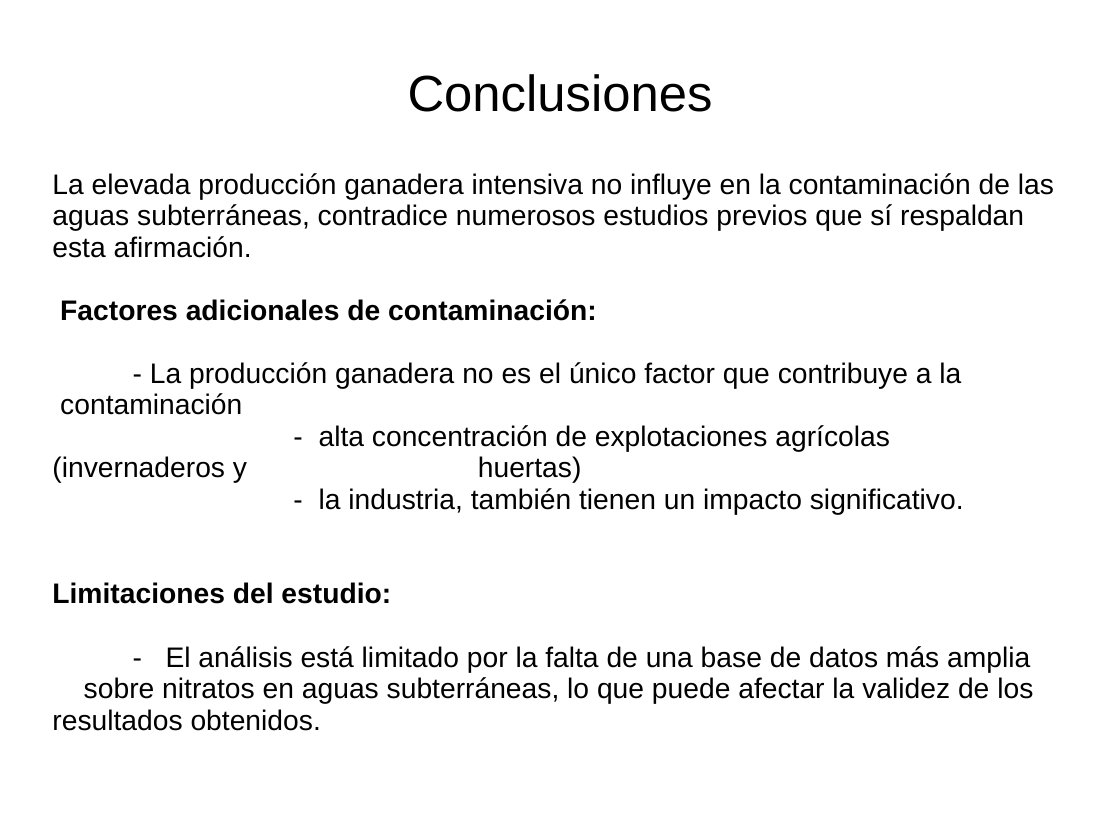
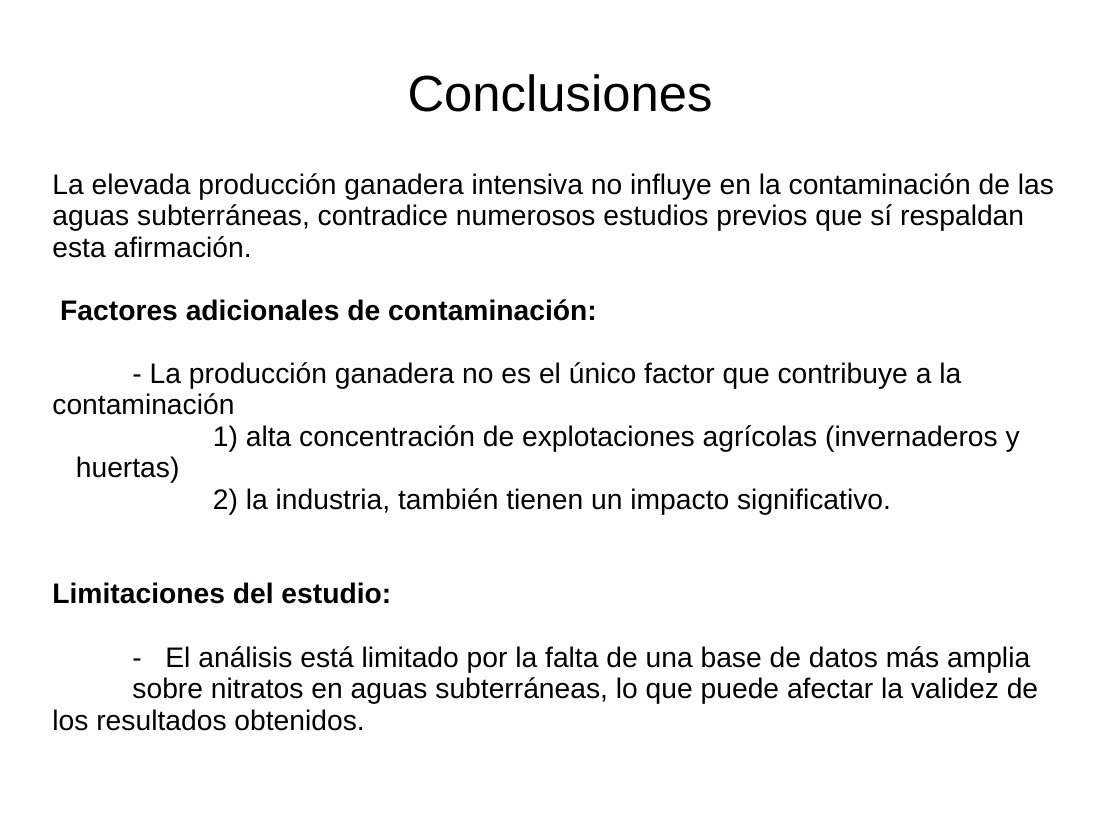
Before and after one commit to MCostal/Sprint10, a slide deck: slide 15 of Presentacion_proyecto.ppt. Drawn at 1120x840 pixels with LibreOffice and Linux fonts; fonts in the diff are those of the drawing. Boxes give left, top, right and bottom in pixels: in the first picture for what was removed or moved away, otherwise in the second. Text is boxed around its words. In the diff, an @@ line names an element or a change of style, - is before the commit and + after.

```diff
--- a/Presentacion_proyecto.ppt
+++ b/Presentacion_proyecto.ppt
@@ text at (52,173,1054,731): text changed @@
-La elevada producción ganadera intensiva no influye en la contaminación de las aguas subterráneas, contradice numerosos estudios previos que sí respaldan esta afirmación.
-Factores adicionales de contaminación:
-- La producción ganadera no es el único factor que contribuye a la contaminación
-- alta concentración de explotaciones agrícolas (invernaderos y huertas)
-- la industria, también tienen un impacto significativo.
-Limitaciones del estudio:
-- El análisis está limitado por la falta de una base de datos más amplia sobre nitratos en aguas subterráneas, lo que puede afectar la validez de los resultados obtenidos.
+La elevada producción ganadera intensiva no influye en la contaminación de las aguas subterráneas, contradice numerosos estudios previos que sí respaldan esta afirmación.
+Factores adicionales de contaminación:
+- La producción ganadera no es el único factor que contribuye a la contaminación
+1) alta concentración de explotaciones agrícolas (invernaderos y huertas)
+2) la industria, también tienen un impacto significativo.
+Limitaciones del estudio:
+- El análisis está limitado por la falta de una base de datos más amplia sobre nitratos en aguas subterráneas, lo que puede afectar la validez de los resultados obtenidos.
```
Also in this commit, not shown: 5 other slides changed, 1 slide added, 1 slide removed, 1 other file.
